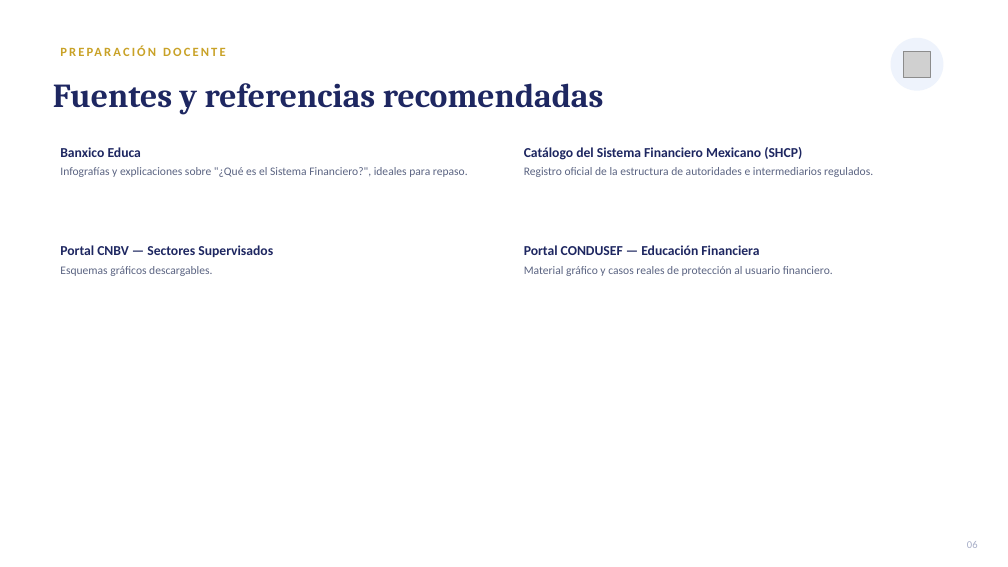
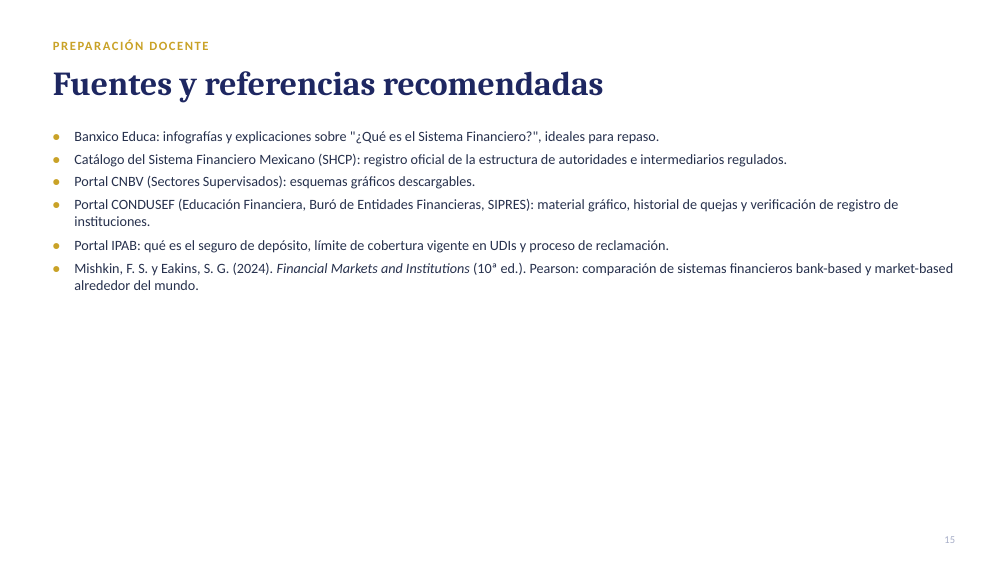
Before and after one commit to LoMarrujo/notes_mercados_dc, a slide deck: slide 16 of notas_unidades/unidad1/4_estructura_sfm.pptx (slide 6 before the commit). Drawn at 1008x567 pixels with LibreOffice and Linux fonts; fonts in the diff are those of the drawing; grey boxes stand for pictures. Boxes give left, top, right and bottom in pixels: in the first picture for what was removed or moved away, otherwise in the second. Text is boxed around its words. In the diff, an @@ line names an element or a change of style, - is before the commit and + after.

```diff
--- a/notas_unidades/unidad1/4_estructura_sfm.pptx
+++ b/notas_unidades/unidad1/4_estructura_sfm.pptx
@@ text "PREPARACIÓN DOCENTE" at <box>53,38,955,64</box>: letter spacing 2 to 1.5 pt; vertical alignment middle to top @@
@@ ellipse removed at <box>891,38,944,91</box> @@
@@ picture removed at <box>904,51,931,78</box> @@
@@ text "Fuentes y referencias recomendadas" at <box>53,71,604,103</box>: vertical alignment middle to top @@
@@ text added at <box>53,127,74,150</box>, 13.5 pt, text #C9A227, bold @@
+•
@@ text at <box>74,131,659,144</box>: text changed; size 11 to 13.5 pt; text colour #5B6482 to #27314D @@
-Banxico Educa
-Infografías y explicaciones sobre "¿Qué es el Sistema Financiero?", ideales para repaso.
+Banxico Educa: infografías y explicaciones sobre "¿Qué es el Sistema Financiero?", ideales para repaso.
@@ text added at <box>53,150,74,172</box>, 13.5 pt, text #C9A227, bold @@
+•
@@ text added at <box>53,172,74,195</box>, 13.5 pt, text #C9A227, bold @@
+•
@@ text at <box>74,154,787,167</box>: text changed; size 11 to 13.5 pt; text colour #5B6482 to #27314D @@
-Catálogo del Sistema Financiero Mexicano (SHCP)
-Registro oficial de la estructura de autoridades e intermediarios regulados.
+Catálogo del Sistema Financiero Mexicano (SHCP): registro oficial de la estructura de autoridades e intermediarios regulados.
@@ text at <box>74,176,475,189</box>: text changed; size 13 to 13.5 pt; text colour #1E2761 to #27314D; bold off @@
-Portal CNBV — Sectores Supervisados
-Esquemas gráficos descargables.
+Portal CNBV (Sectores Supervisados): esquemas gráficos descargables.
@@ text added at <box>53,195,74,236</box>, 13.5 pt, text #C9A227, bold @@
+•
@@ text added at <box>74,199,898,226</box>, 13.5 pt, text #27314D @@
+Portal CONDUSEF (Educación Financiera, Buró de Entidades Financieras, SIPRES): material gráfico, historial de quejas y verificación de registro de instituciones.
@@ text added at <box>53,236,74,259</box>, 13.5 pt, text #C9A227, bold @@
+•
@@ text added at <box>53,259,74,299</box>, 13.5 pt, text #C9A227, bold @@
+•
@@ text added at <box>74,240,669,253</box>, 13.5 pt, text #27314D @@
+Portal IPAB: qué es el seguro de depósito, límite de cobertura vigente en UDIs y proceso de reclamación.
@@ text added at <box>74,263,954,290</box>, 13.5 pt, text #27314D @@
+Mishkin, F. S. y Eakins, S. G. (2024). Financial Markets and Institutions (10ª ed.). Pearson: comparación de sistemas financieros bank-based y market-based alrededor del mundo.
@@ text removed at <box>524,245,833,276</box> @@
-Portal CONDUSEF — Educación Financiera
-Material gráfico y casos reales de protección al usuario financiero.
@@ text added at <box>944,536,955,543</box>, 10 pt, text #A6ADC7 @@
+15
@@ text removed at <box>967,541,978,548</box> @@
-06
```
Also in this commit, not shown: 4 other slides changed, 11 slides added, 2 slides removed, 12 other files.
